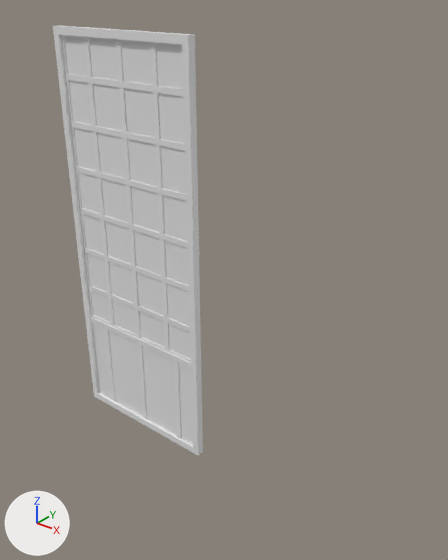
The FBX model Assets/Art/StaticMesh/SM_Door.fbx as it was, and as the next commit left it.
The view is the same before and after, from a camera (50 mm lens) standing at (1.78, -2.01, 2.37) and looking at (0.1, 0.08, 1.07). Lighting does not change. The marker at lower left points along +X, +Y and +Z. Where no turn or scale is listed for an object, it has been applied to the vertices.
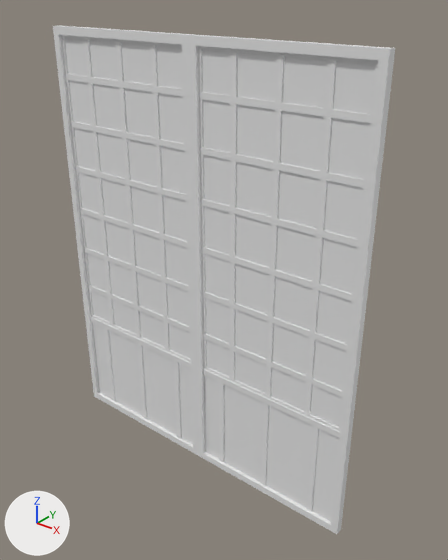
Where the change shows, as pixel boxes [x1, y1, x2, y2] in the pictures (448 x 560 px):
'Door.018', added
    after: [188, 35, 395, 534]
'Door', unchanged, uncovered by the edit
    before: [53, 25, 203, 455]
    after: [53, 25, 198, 455]
'Cube.043', unchanged, covered by the edit
    before: [64, 38, 190, 359]
'Cube.046', unchanged, covered by the edit
    before: [61, 35, 191, 362]
'Cube.044', unchanged, covered by the edit
    before: [92, 323, 193, 444]

The change, as a diff of the scene's bpy script:
```diff
--- a/Assets/Art/StaticMesh/SM_Door.fbx.py
+++ b/Assets/Art/StaticMesh/SM_Door.fbx.py
@@ me_cube_018 @@
+me_cube_018.from_pydata(...)  # 364 vertices, 392 faces; spans x 0.0..0.87, y -0.02..0.02, z 0.0..2.17
+me_cube_018.materials.append(mat_clossettest)  # its picture is missing
@@ ob_door_018 @@
+ob_door_018 = bpy.data.objects.new('Door.018', me_cube_018)
+ob_door_018.location = (0.0, 0.0, 0.0)
```
